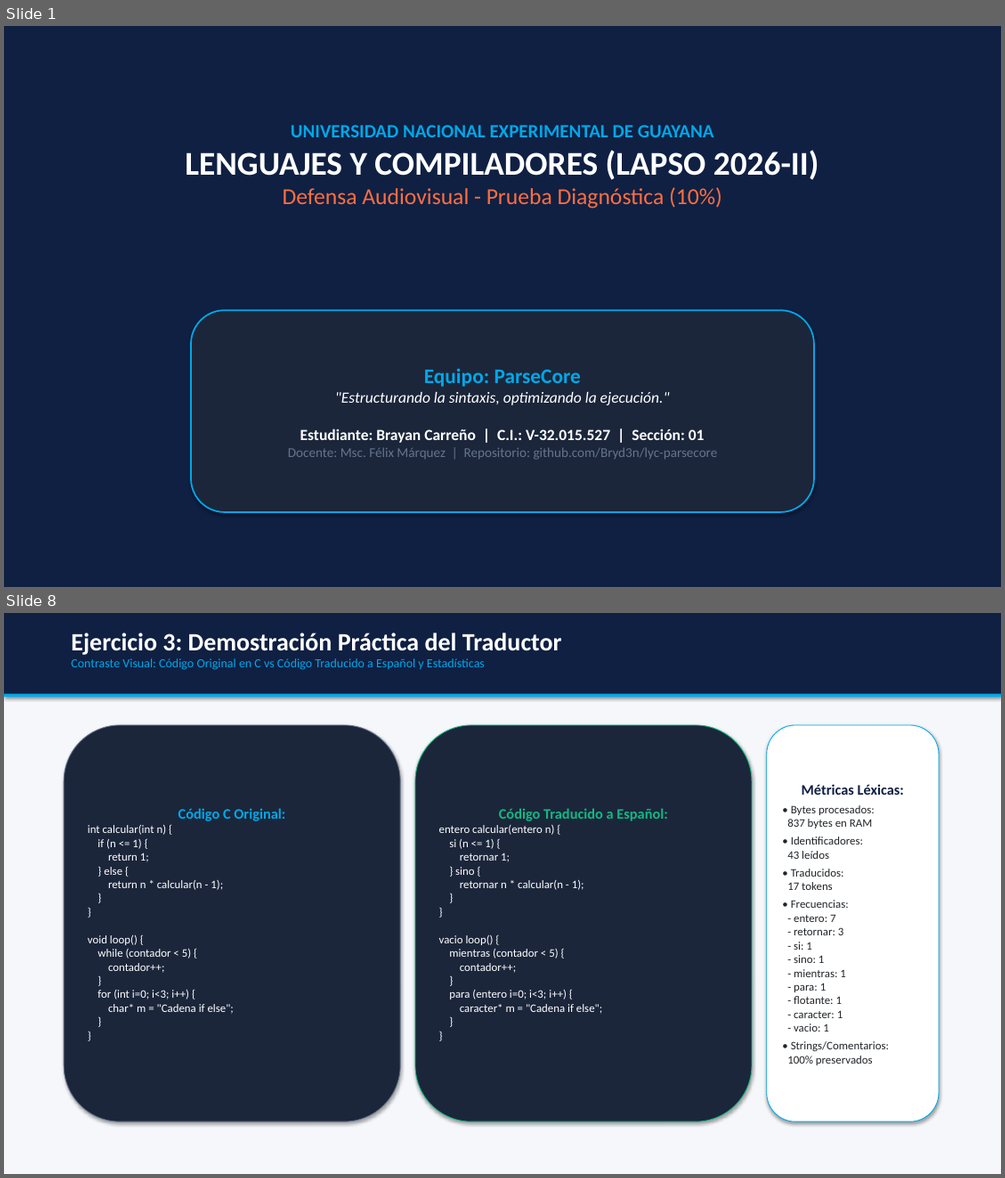
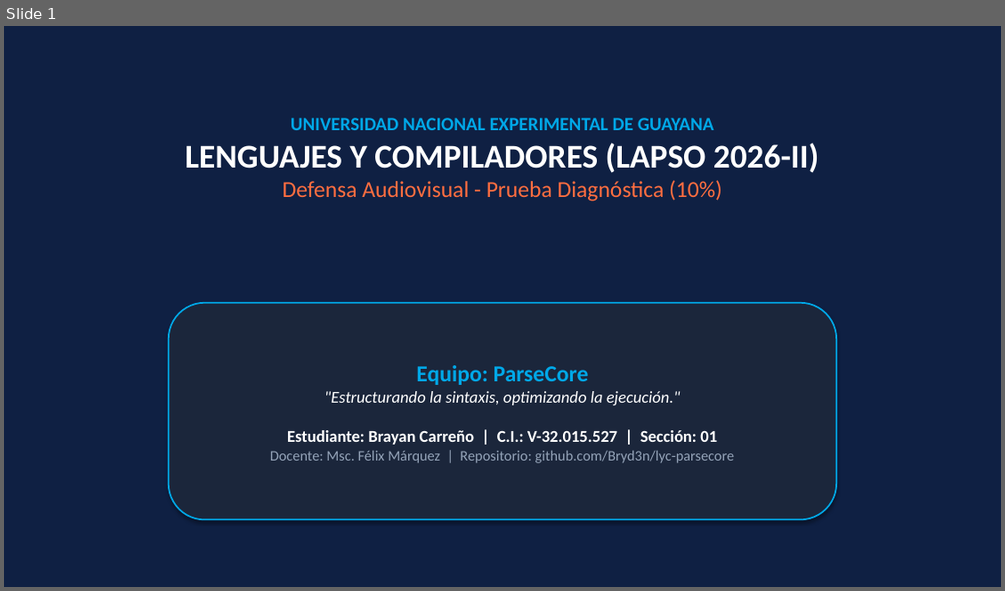
Before and after one commit to Bryd3n/lyc-parsecore, a slide deck: PRUEBA DIAGNOSTICA/Brayan_Carreno/Presentacion_Defensa_Prueba_Diagnostica_ParseCore.pptx. Shown one above the other, each under a label of ours: slides 1 and 8 before the commit, slide 1 after it; the slides between them are not shown. The pictures are 1005x1178 and 1005x591 pixels, drawn with LibreOffice and Linux fonts; fonts in the diff are those of the drawing. Boxes give left, top, right and bottom in pixels: in the first picture for what was removed or moved away, otherwise in the second. Text is boxed around its words. In the diff, an @@ line names an element or a change of style, - is before the commit and + after.

Commit message:
docs: ajustar presentacion a 2 diapositivas (portada y conclusiones) sin contador inferior

```diff
--- a/PRUEBA DIAGNOSTICA/Brayan_Carreno/Presentacion_Defensa_Prueba_Diagnostica_ParseCore.pptx
+++ b/PRUEBA DIAGNOSTICA/Brayan_Carreno/Presentacion_Defensa_Prueba_Diagnostica_ParseCore.pptx
@@ slide 8 removed at (4,613,1001,1174), background #FFFFFF @@
@@ rectangle removed at (4,613,1001,1174) @@
@@ rectangle removed at (4,613,1001,695) @@
@@ text removed at (71,633,562,670) @@
-Ejercicio 3: Demostración Práctica del Traductor
-Contraste Visual: Código Original en C vs Código Traducido a Español y Estadísticas
@@ rectangle removed at (4,694,1001,697) @@
@@ rounded rectangle removed at (64,725,400,1121) @@
-Código C Original:
-int calcular(int n) {
-if (n <= 1) {
-return 1;
-} else {
-return n * calcular(n - 1);
-}
-}
-void loop() {
-while (contador < 5) {
-contador++;
-}
-for (int i=0; i<3; i++) {
-char* m = "Cadena if else";
-}
-}
@@ rounded rectangle removed at (415,725,752,1121) @@
-Código Traducido a Español:
-entero calcular(entero n) {
-si (n <= 1) {
-retornar 1;
-} sino {
-retornar n * calcular(n - 1);
-}
-}
-vacio loop() {
-mientras (contador < 5) {
-contador++;
-}
-para (entero i=0; i<3; i++) {
-caracter* m = "Cadena if else";
-}
-}
@@ rounded rectangle removed at (767,725,938,1121) @@
-Métricas Léxicas:
-• Bytes procesados:
-837 bytes en RAM
-• Identificadores:
-43 leídos
-• Traducidos:
-17 tokens
-• Frecuencias:
-- entero: 7
-- retornar: 3
-- si: 1
-- sino: 1
-- mientras: 1
-- para: 1
-- flotante: 1
-- caracter: 1
-- vacio: 1
-• Strings/Comentarios:
-100% preservados
@@ slide 1 changed as well @@
@@ text "UNIVERSIDAD NACIONAL EXPERIMENTAL DE GUAYANA": place and size @@
-text "UNIVERSIDAD NACIONAL EXPERIMENTAL DE GUAYANA" at (185,125,819,208)
+text "UNIVERSIDAD NACIONAL EXPERIMENTAL DE GUAYANA" at (185,118,819,201)
@@ rounded rectangle "Equipo: ParseCore": place and size @@
-rounded rectangle "Equipo: ParseCore" at (191,310,814,512)
+rounded rectangle "Equipo: ParseCore" at (169,303,836,520)
@@ rounded rectangle "Equipo: ParseCore" at (169,303,836,520): size 20 to 22 pt in "Equipo: ParseCore"; size 15 to 16 pt in ""Estructurando la sintaxis, optimizando la ejecución."", "Estudiante: Brayan Carreño | C.I.: V-32.015.527 | ..."; size 13 to 14 pt, text colour #64748B to #94A3B8 in "Docente: Msc. Félix Márquez | Repositorio: github.com/Bryd3n ..." @@
```
Also in this commit, not shown: 1 other slide changed, 6 other slides removed, 2 other files.
